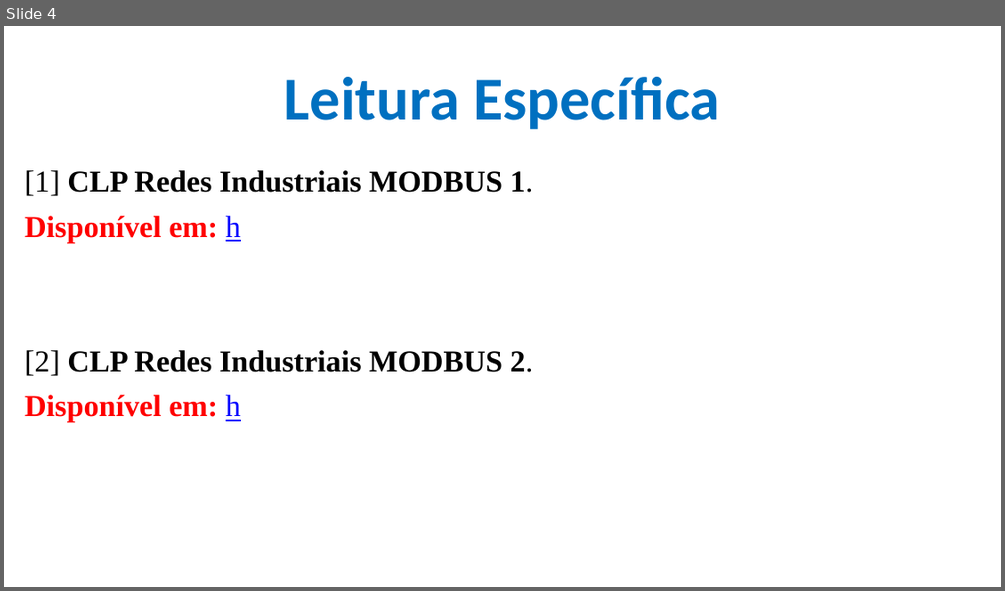
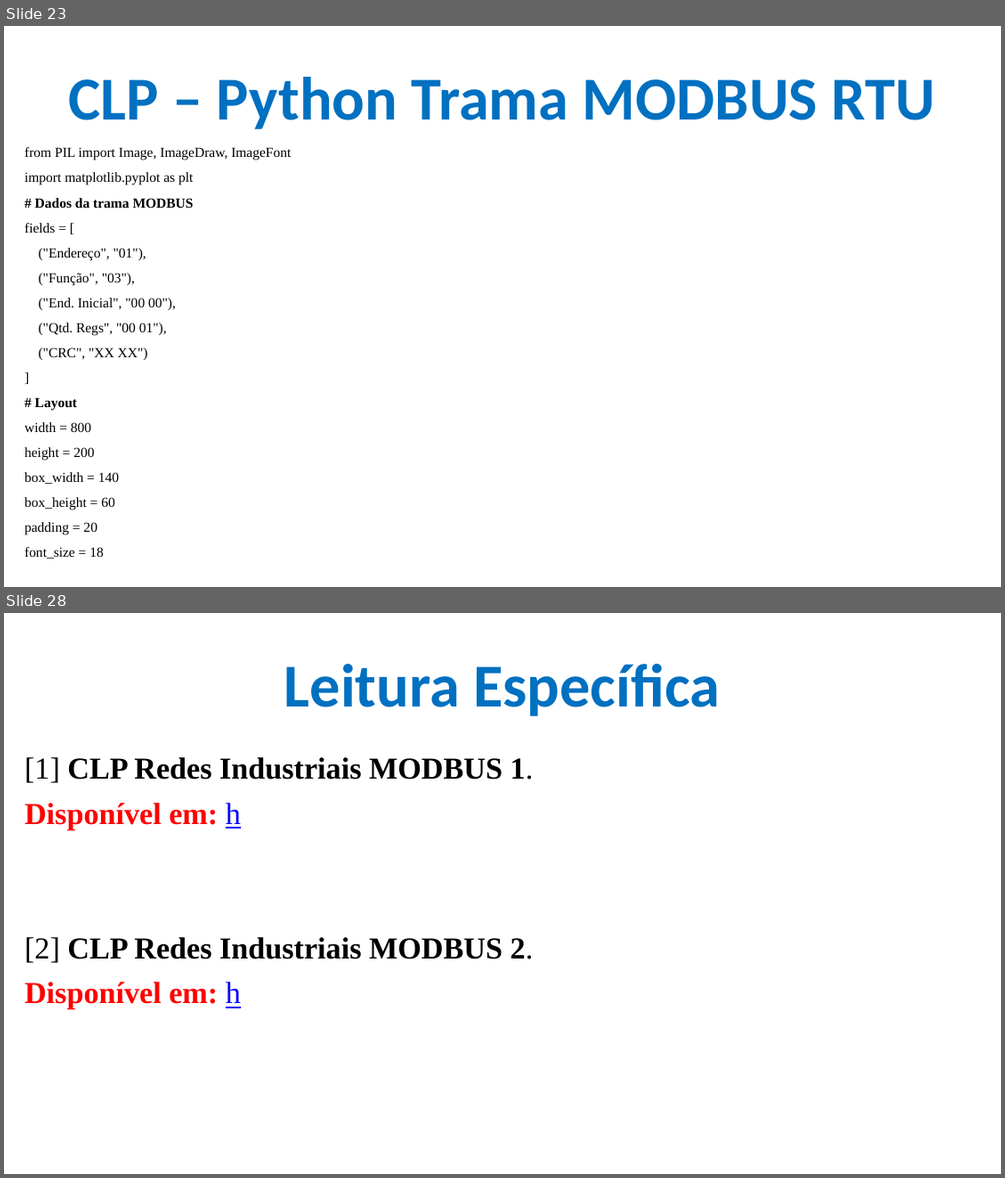
Before and after one commit to CloudEducationBrazil/WydenUniRuyControladoresLogicosProgCLP, a slide deck: 01 Classes/Aula6 - CLP - Redes Industriais MODBUS.pptx. Shown one above the other, each under a label of ours: slide 4 before the commit, slides 23 and 28 after it; the slides between them are not shown. The pictures are 1005x591 and 1005x1178 pixels, drawn with LibreOffice and Linux fonts; fonts in the diff are those of the drawing; background and template pictures are left out. Boxes give left, top, right and bottom in pixels: in the first picture for what was removed or moved away, otherwise in the second. Text is boxed around its words. In the diff, an @@ line names an element or a change of style, - is before the commit and + after.

```diff
--- a/01 Classes/Aula6 - CLP - Redes Industriais MODBUS.pptx
+++ b/01 Classes/Aula6 - CLP - Redes Industriais MODBUS.pptx
@@ slide 23 added at box(4, 26, 1001, 587), background picture (left out) @@
@@ title added at box(68, 77, 935, 129), 44 pt, text #0070C0, bold @@
+CLP – Python Trama MODBUS RTU
@@ text added at box(24, 147, 291, 558), 10 pt, text #000000 @@
+from PIL import Image, ImageDraw, ImageFont
+import matplotlib.pyplot as plt
+# Dados da trama MODBUS
+fields = [
+("Endereço", "01"),
+("Função", "03"),
+("End. Inicial", "00 00"),
+("Qtd. Regs", "00 01"),
+("CRC", "XX XX")
+]
+# Layout
+width = 800
+height = 200
+box_width = 140
+box_height = 60
+padding = 20
+font_size = 18
@@ what was slide 4 is now slide 28 @@
```
Also in this commit, not shown: 2 slides changed, 23 other slides added.
